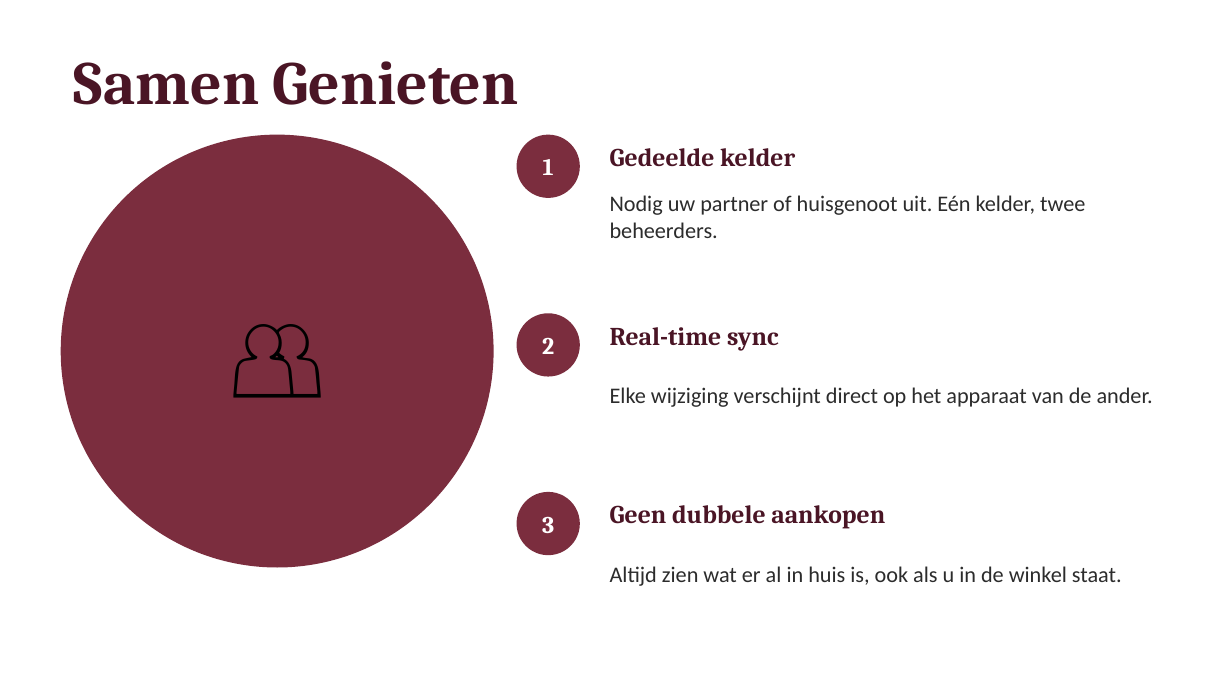
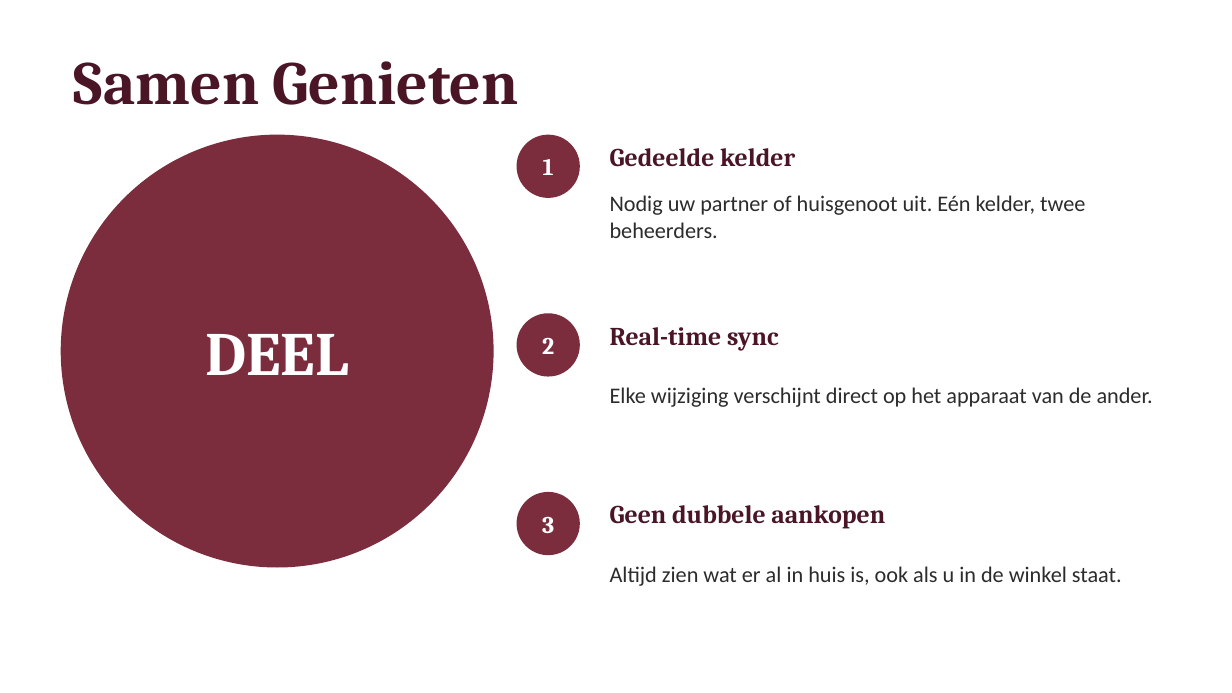
Before and after one commit to aruijter72/Vinage, a slide deck: slide 7 of Vinage-Zakelijk-Okhuysen.pptx. Drawn at 1232x693 pixels with LibreOffice and Linux fonts; fonts in the diff are those of the drawing. Boxes give left, top, right and bottom in pixels: in the first picture for what was removed or moved away, otherwise in the second. Text is boxed around its words. In the diff, an @@ line names an element or a change of style, - is before the commit and + after.

```diff
--- a/Vinage-Zakelijk-Okhuysen.pptx
+++ b/Vinage-Zakelijk-Okhuysen.pptx
@@ text at (206, 334, 349, 375): text changed; size 64 to 36 pt; font Calibri to Cambria; text colour #000000 to #FFFFFF; bold on @@
-👥
+DEEL
```
Also in this commit, not shown: 3 other slides changed, 3 other files.
